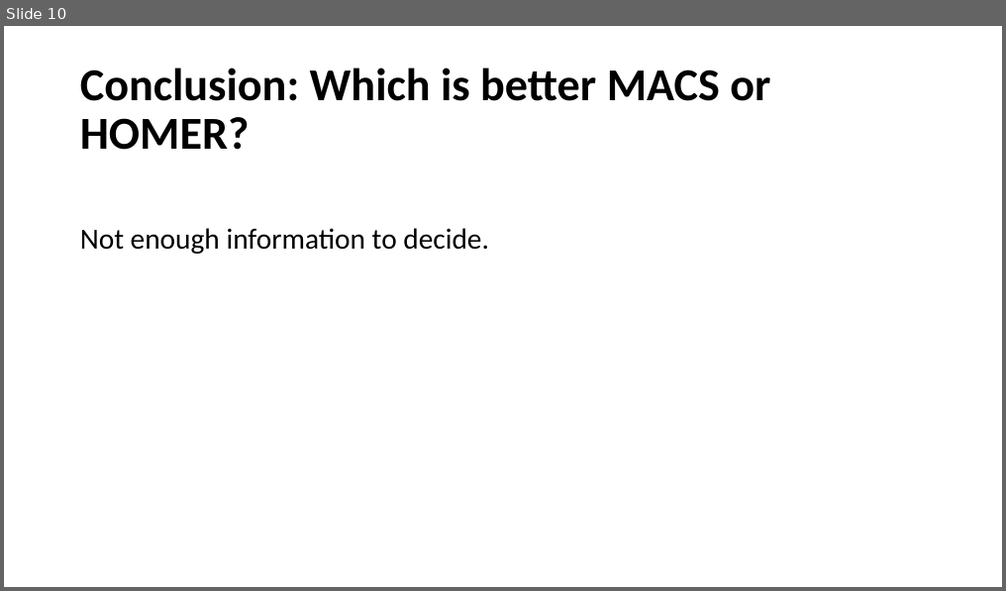
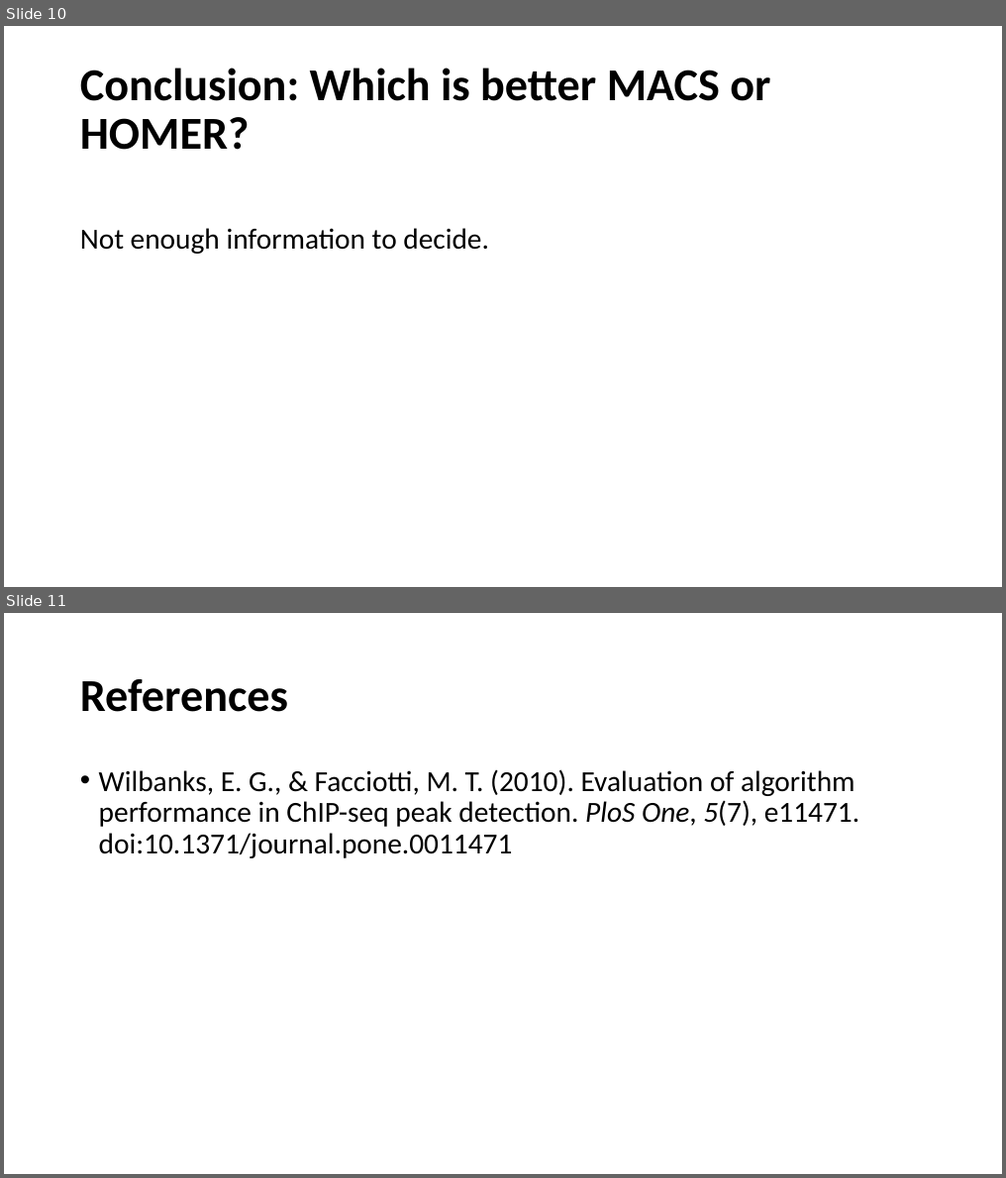
Before and after one commit to kanishkasthana/compareChipSeq, a slide deck: Student Talks Presentation.pptx. Shown one above the other, each under a label of ours: slide 10 before the commit, slides 10 and 11 after it. The pictures are 1006x591 and 1006x1178 pixels, drawn with LibreOffice and Linux fonts; fonts in the diff are those of the drawing. Boxes give left, top, right and bottom in pixels: in the first picture for what was removed or moved away, otherwise in the second. Text is boxed around its words. In the diff, an @@ line names an element or a change of style, - is before the commit and + after.

```diff
--- a/Student Talks Presentation.pptx
+++ b/Student Talks Presentation.pptx
@@ slide 11 added at [4,613,1002,1174], background #FFFFFF @@
@@ title added at [80,679,288,712], 44 pt, text #000000, bold @@
+References
@@ text added at [99,769,859,859], 28 pt, text #000000 @@
+• Wilbanks, E. G., & Facciotti, M. T. (2010). Evaluation of algorithm performance in ChIP-seq peak detection. PloS One, 5(7), e11471. doi:10.1371/journal.pone.0011471
```
Also in this commit, not shown: 5 slides changed, 1 other file.
